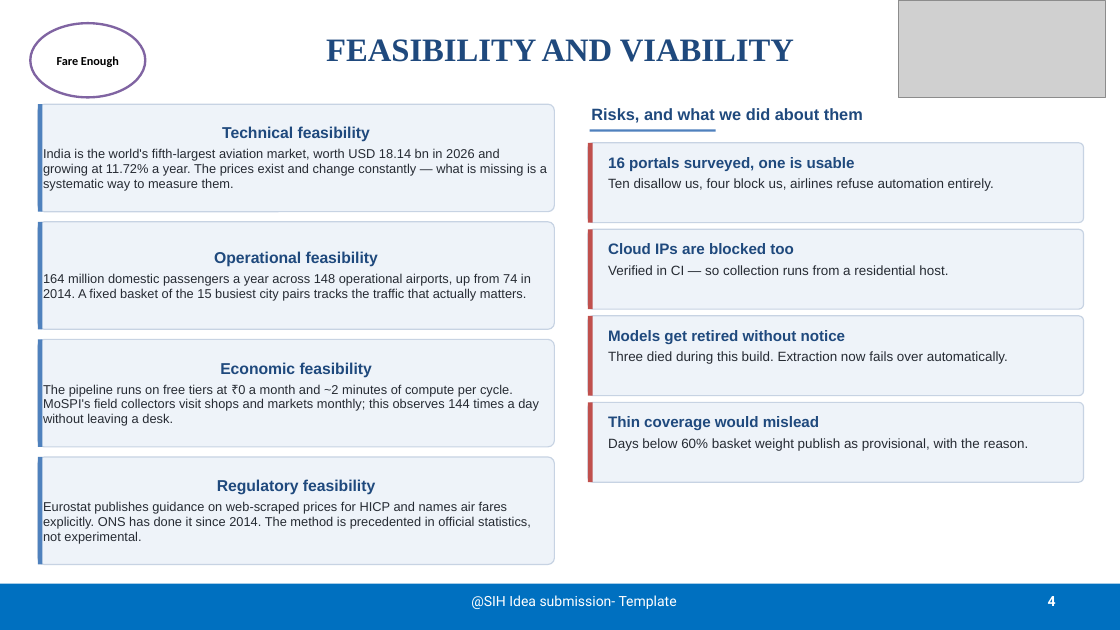
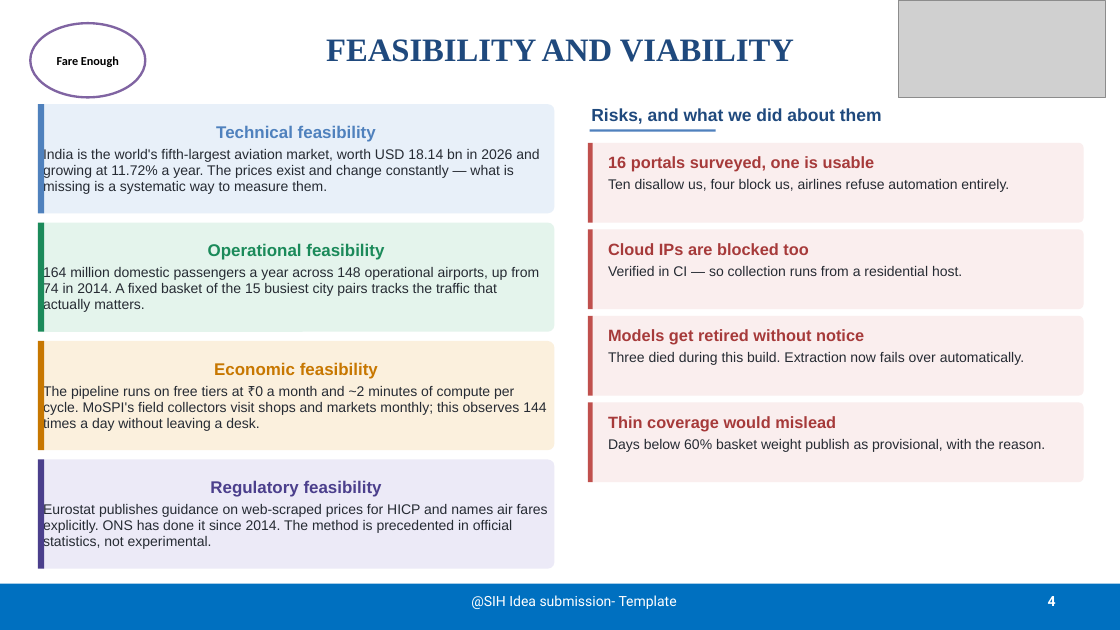
Before and after one commit to BradCage-afk/sih-2026-airfare-index, a slide deck: slide 4 of SIH26056-Idea-Presentation.pptx. Drawn at 1120x630 pixels with LibreOffice and Linux fonts; fonts in the diff are those of the drawing; grey boxes stand for pictures. Boxes give left, top, right and bottom in pixels: in the first picture for what was removed or moved away, otherwise in the second. Text is boxed around its words. In the diff, an @@ line names an element or a change of style, - is before the commit and + after.

```diff
--- a/SIH26056-Idea-Presentation.pptx
+++ b/SIH26056-Idea-Presentation.pptx
@@ rounded rectangle "Technical feasibility" at (x1=38, y1=104, x2=555, y2=213): size 13.5 to 14.5 pt, text colour #1F497D to #4F81BD in "Technical feasibility"; size 11 to 12 pt in "India is the world's fifth-largest aviation market, ..."; fill #EEF3F9 to #E8F0F9; outline #C7D3E3 1 pt to none @@
@@ text "Risks, and what we did ..." at (x1=591, y1=108, x2=882, y2=124): size 14 to 15 pt @@
@@ text "16 portals surveyed, one is ..." at (x1=608, y1=156, x2=1009, y2=192): size 13 to 14 pt, text colour #1F497D to #A63A3A in "16 portals surveyed, one is usable"; size 11.5 to 12 pt in "Ten disallow us, four block us, airlines ..." @@
@@ rounded rectangle "Operational feasibility" at (x1=38, y1=223, x2=555, y2=332): size 13.5 to 14.5 pt, text colour #1F497D to #1B8A5A in "Operational feasibility"; size 11 to 12 pt in "164 million domestic passengers a year across ..."; fill #EEF3F9 to #E4F4EC; outline #C7D3E3 1 pt to none @@
@@ rectangle at (x1=38, y1=223, x2=44, y2=332): fill #4F81BD to #1B8A5A @@
@@ text "Cloud IPs are blocked too" at (x1=608, y1=243, x2=962, y2=276): size 13 to 14 pt, text colour #1F497D to #A63A3A in "Cloud IPs are blocked too"; size 11.5 to 12 pt in "Verified in CI — so collection runs ..." @@
@@ text "Models get retired without notice" at (x1=608, y1=329, x2=1024, y2=365): size 13 to 14 pt, text colour #1F497D to #A63A3A in "Models get retired without notice"; size 11.5 to 12 pt in "Three died during this build. Extraction now ..." @@
@@ rounded rectangle "Economic feasibility" at (x1=38, y1=341, x2=555, y2=450): size 13.5 to 14.5 pt, text colour #1F497D to #C77700 in "Economic feasibility"; size 11 to 12 pt in "The pipeline runs on free tiers at ..."; fill #EEF3F9 to #FBF0DD; outline #C7D3E3 1 pt to none @@
@@ rectangle at (x1=38, y1=341, x2=44, y2=450): fill #4F81BD to #C77700 @@
@@ fill #EEF3F9 to #FAEEEE; outline #C7D3E3 1 pt to none in 4 elements at (x1=588, y1=143, x2=1084, y2=223), (x1=588, y1=229, x2=1084, y2=309), (x1=588, y1=316, x2=1084, y2=396), (x1=588, y1=402, x2=1084, y2=482) @@
@@ text "Thin coverage would mislead" at (x1=608, y1=416, x2=1046, y2=452): size 13 to 14 pt, text colour #1F497D to #A63A3A in "Thin coverage would mislead"; size 11.5 to 12 pt in "Days below 60% basket weight publish as ..." @@
@@ rounded rectangle "Regulatory feasibility" moved from (x1=38, y1=457, x2=555, y2=565) to (x1=38, y1=460, x2=555, y2=569) @@
@@ rectangle moved from (x1=38, y1=457, x2=43, y2=565) to (x1=38, y1=460, x2=44, y2=569) @@
@@ rounded rectangle "Regulatory feasibility" at (x1=38, y1=460, x2=555, y2=569): size 13.5 to 14.5 pt, text colour #1F497D to #4B3F8C in "Regulatory feasibility"; size 11 to 12 pt in "Eurostat publishes guidance on web-scraped prices for ..."; fill #EEF3F9 to #ECEAF7; outline #C7D3E3 1 pt to none @@
@@ rectangle at (x1=38, y1=460, x2=44, y2=569): fill #4F81BD to #4B3F8C @@
```
Also in this commit, not shown: 3 other slides changed, 4 other files.
